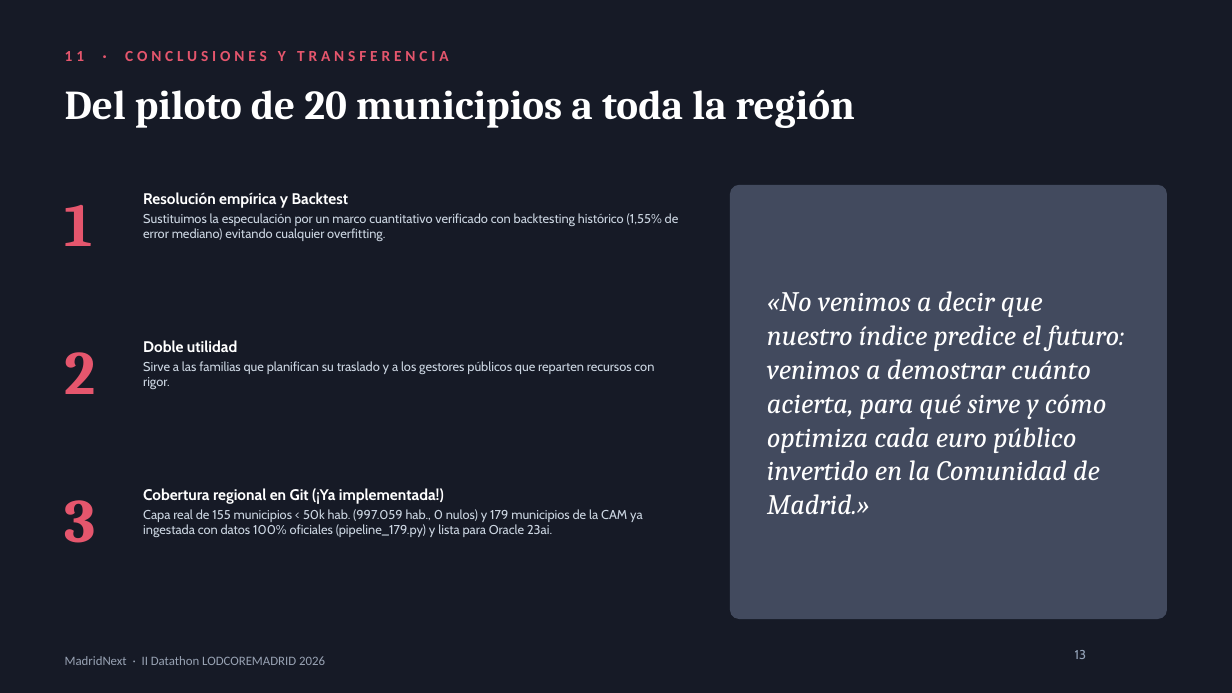
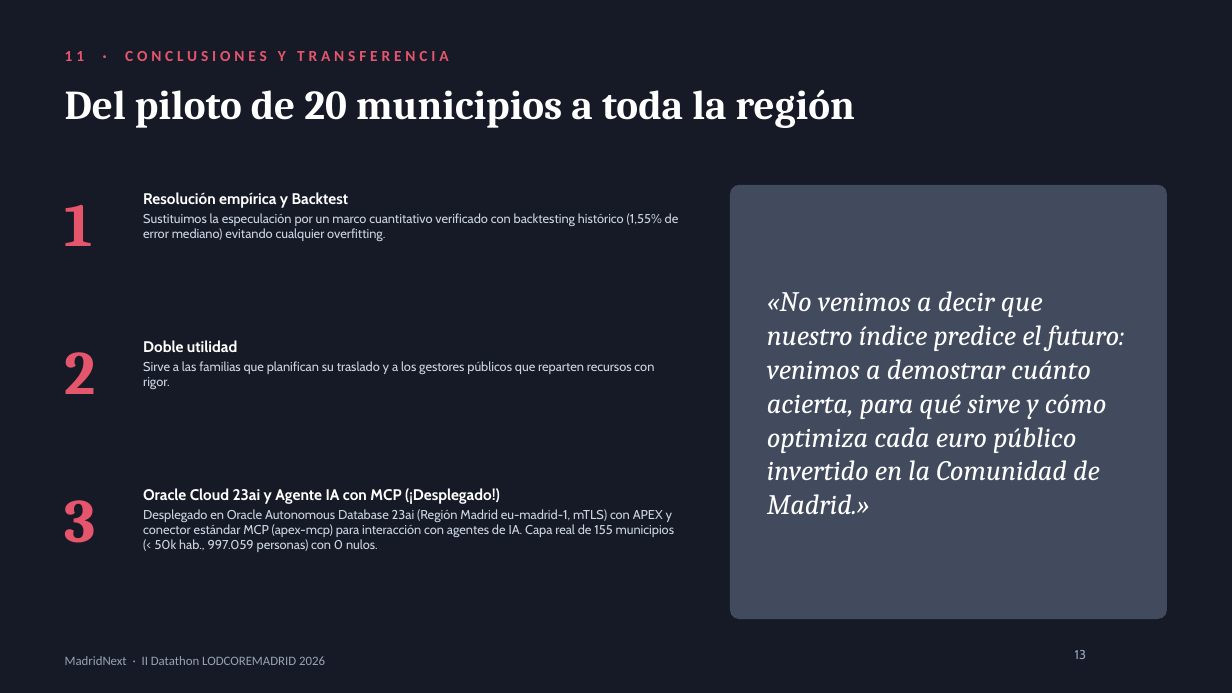
Before and after one commit to AlejandroCuntin/DatathonLodCoreMadrid, a slide deck: slide 13 of presentacion_datathon_oficial.pptx. Drawn at 1232x693 pixels with LibreOffice and Linux fonts; fonts in the diff are those of the drawing. Boxes give left, top, right and bottom in pixels: in the first picture for what was removed or moved away, otherwise in the second. Text is boxed around its words. In the diff, an @@ line names an element or a change of style, - is before the commit and + after.

Commit message:
docs(presentacion): integra despliegue Oracle 23ai Cloud, conector MCP y capa 155/179 municipios

```diff
--- a/presentacion_datathon_oficial.pptx
+++ b/presentacion_datathon_oficial.pptx
@@ text at [143,488,674,552]: text changed @@
-Cobertura regional en Git (¡Ya implementada!)
-Capa real de 155 municipios < 50k hab. (997.059 hab., 0 nulos) y 179 municipios de la CAM ya ingestada con datos 100% oficiales (pipeline_179.py) y lista para Oracle 23ai.
+Oracle Cloud 23ai y Agente IA con MCP (¡Desplegado!)
+Desplegado en Oracle Autonomous Database 23ai (Región Madrid eu-madrid-1, mTLS) con APEX y conector estándar MCP (apex-mcp) para interacción con agentes de IA. Capa real de 155 municipios (< 50k hab., 997.059 personas) con 0 nulos.
```
Also in this commit, not shown: 3 other slides changed, 2 other files.
